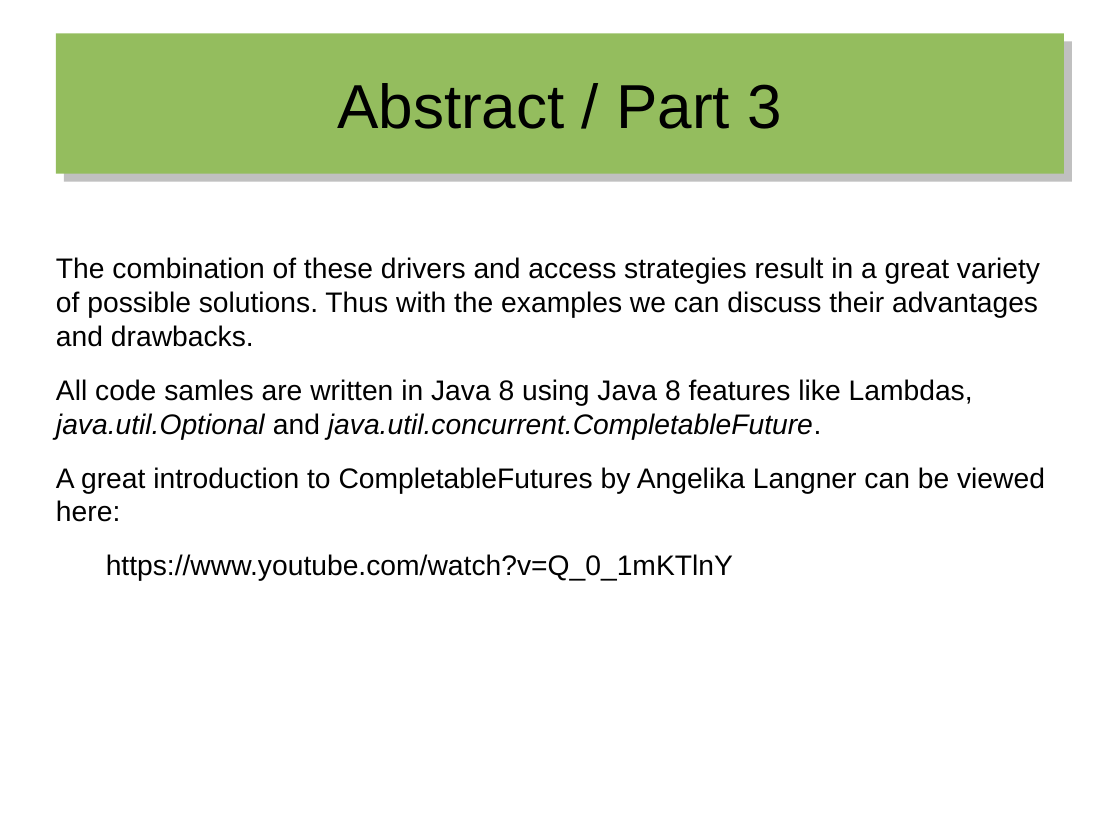
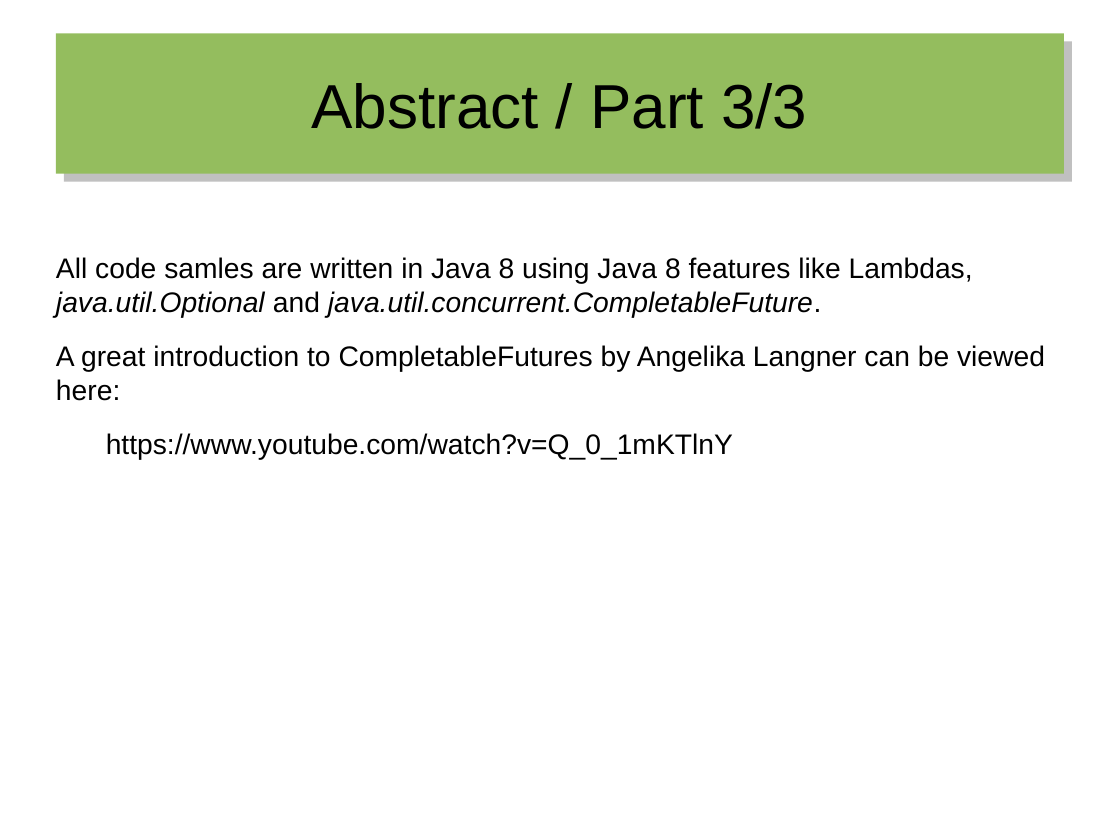
Before and after one commit to hermannhueck/reactive-mongo-access, a slide deck: slide 5 of Slides/2016-06_Reactive Mongo Access from Java 8.odp. Drawn at 1120x840 pixels with LibreOffice and Linux fonts; fonts in the diff are those of the drawing. Boxes give left, top, right and bottom in pixels: in the first picture for what was removed or moved away, otherwise in the second. Text is boxed around its words. In the diff, an @@ line names an element or a change of style, - is before the commit and + after.

Commit message:
Scala Slides; New examples with Casbah driver; Some code improvements

```diff
--- a/Slides/2016-06_Reactive Mongo Access from Java 8.odp
+++ b/Slides/2016-06_Reactive Mongo Access from Java 8.odp
@@ title at (311,83,807,129): text changed @@
-Abstract / Part 3
+Abstract / Part 3/3
@@ text at (56,257,1040,347): paragraph removed @@
-The combination of these drivers and access strategies result in a great variety of possible solutions. Thus with the examples we can discuss their advantages and drawbacks.
```
Also in this commit, not shown: 33 other slides changed, 4 slides added, 1 slide removed, 30 other files.
